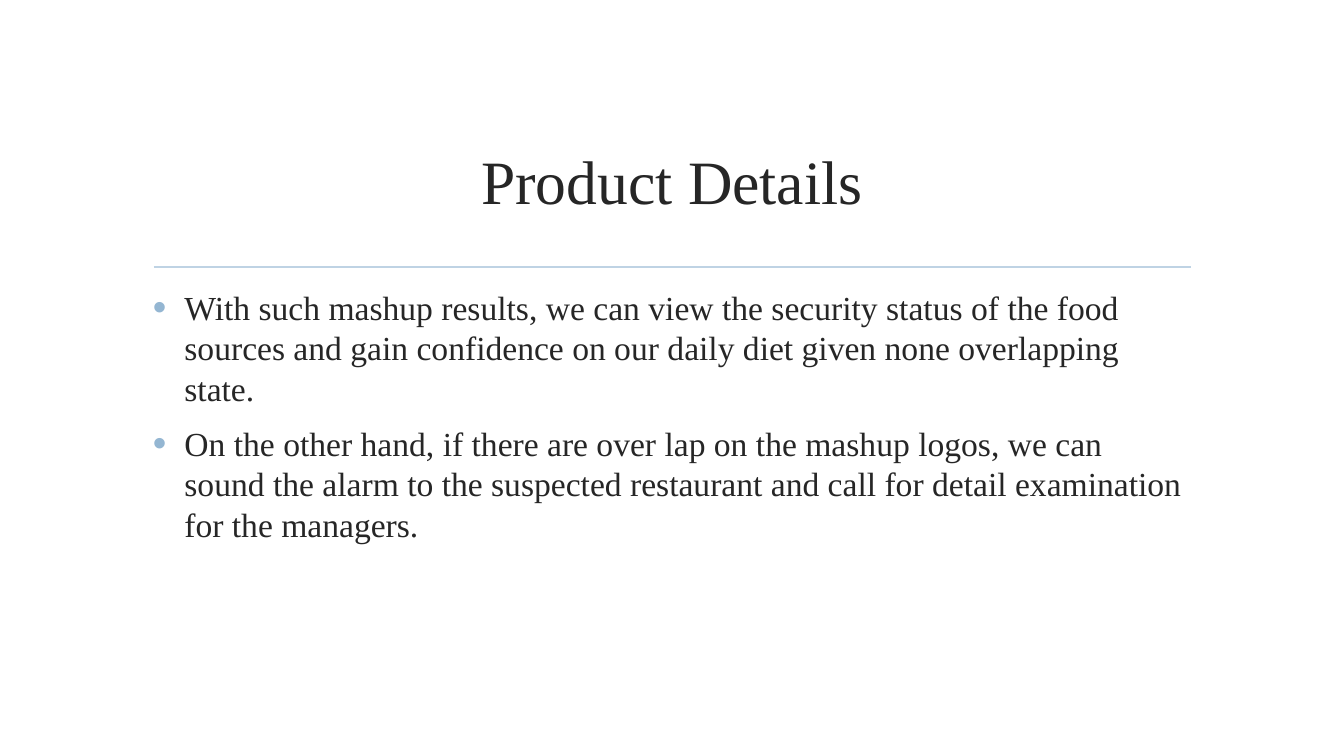
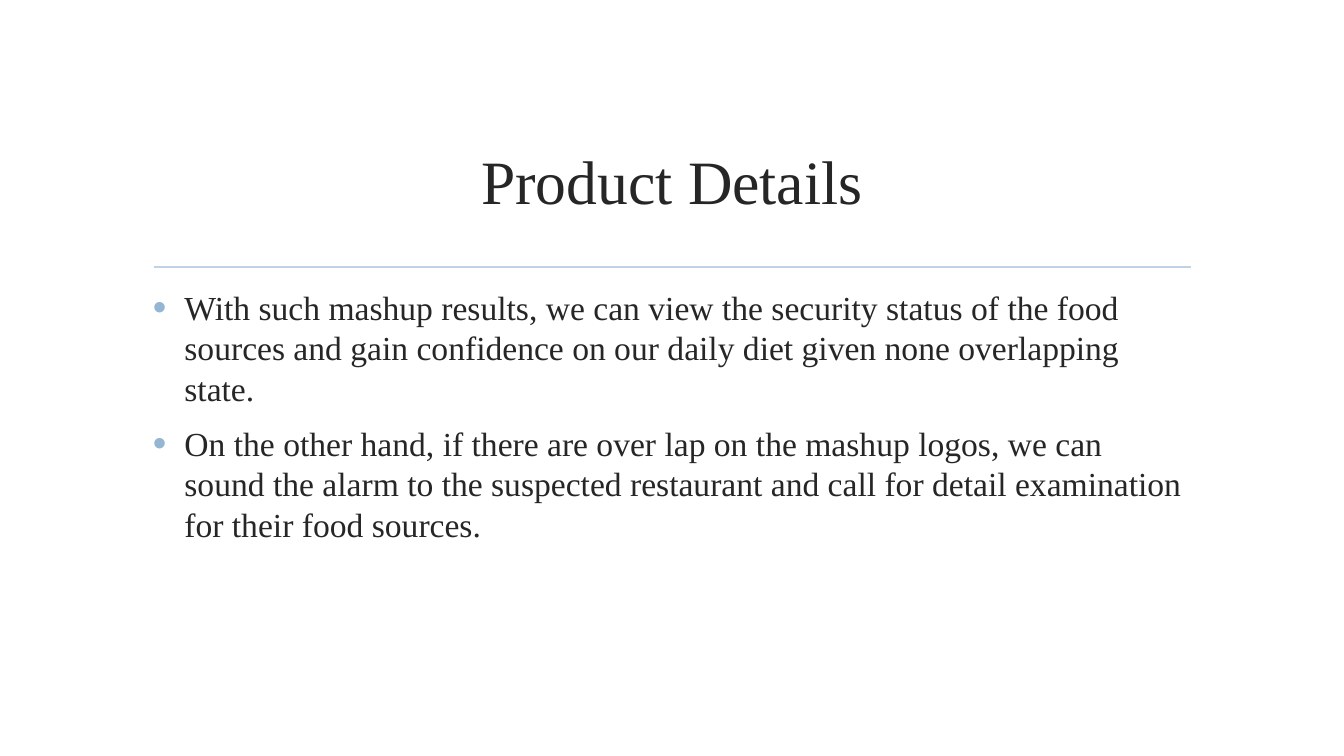
Before and after one commit to 482170765/Food-Caster, a slide deck: slide 4 of 簡報_Foodcaster.pptx. Drawn at 1344x756 pixels with LibreOffice and Linux fonts; fonts in the diff are those of the drawing; background and template pictures are left out. Boxes give left, top, right and bottom in pixels: in the first picture for what was removed or moved away, otherwise in the second. Text is boxed around its words. In the diff, an @@ line names an element or a change of style, - is before the commit and + after.

```diff
--- a/簡報_Foodcaster.pptx
+++ b/簡報_Foodcaster.pptx
@@ text at [184, 432, 1181, 538]: text changed @@
-• On the other hand, if there are over lap on the mashup logos, we can sound the alarm to the suspected restaurant and call for detail examination for the managers.
+• On the other hand, if there are over lap on the mashup logos, we can sound the alarm to the suspected restaurant and call for detail examination for their food sources.
```
